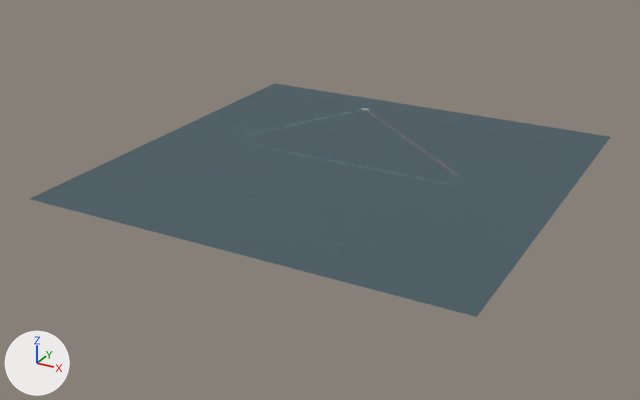
A saved change to the Blender file projeto/figures/radome_two_nodes_aircraft_100km.blend.
The view is the same before and after, from a 50 mm lens placed at (158.0, -310.0, 135.0), pointed at (-5.0, -13.0, -14.0). Lighting does not change. The marker at lower left points along +X, +Y and +Z. The picture after the commit comes second.

The first picture shows 'Terrain plane'.
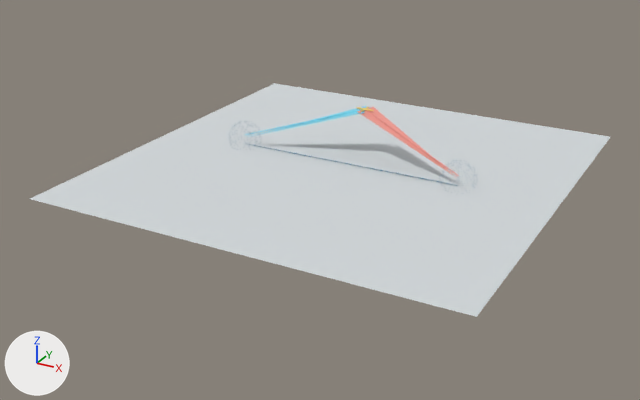
Location of each change, (x1, y1, x2, y2) in pixels of the pictures (640 x 400 px):
'Terrain plane', recoloured (greyish blue to light grey)
    both: (30, 83, 610, 317)
'AOA cone Node B', reshaped (not visible before)
    after: (357, 107, 457, 178)
'AOA cone Node A', reshaped (not visible before)
    after: (249, 106, 366, 137)

The edits, one by one:
Material 'Terrain' (mat_terrain) changes colour from greyish blue #4b5d65 to light grey #d7dddf; in linear values from (0.07, 0.11, 0.13) to (0.68, 0.72, 0.74).
me_aoa_cone_node_amesh is used by ob_aoa_cone_node_a; location (0.0, 0.0, 0.0).
me_aoa_cone_node_amesh had 3 vertices, 1 face and spanned x -51.02..-48.98, y -2.82..2.82, z 2.2.
me_aoa_cone_node_amesh now has 3 vertices, 1 face and spans x -50.0..1.69, y 0.0..22.7, z 2.2..18.0.
Part 1, on me_aoa_cone_node_amesh:
Vertex 1 of me_aoa_cone_node_amesh moves from (-48.98, -2.82, 2.2) at pixel (243, 139) to (1.69, 13.3, 18.0) at pixel (363, 112).
Vertex 2 of me_aoa_cone_node_amesh moves from (-51.02, 2.82, 2.2) at pixel (246, 135) to (-1.69, 22.7, 18.0) at pixel (366, 105).
me_aoa_cone_node_bmesh is used by ob_aoa_cone_node_b; location (0.0, 0.0, 0.0).
me_aoa_cone_node_bmesh had 3 vertices, 1 face and spanned x 48.98..51.02, y -2.82..2.82, z 2.2.
me_aoa_cone_node_bmesh now has 3 vertices, 1 face and spans x -1.69..50.0, y 0.0..22.7, z 2.2..18.0.
Part 2, on me_aoa_cone_node_bmesh:
Vertex 1 of me_aoa_cone_node_bmesh moves from (51.02, 2.82, 2.2) at pixel (463, 176) to (1.69, 22.7, 18.0) at pixel (373, 106).
Vertex 2 of me_aoa_cone_node_bmesh moves from (48.98, -2.82, 2.2) to (-1.69, 13.3, 18.0) at pixel (356, 111).
